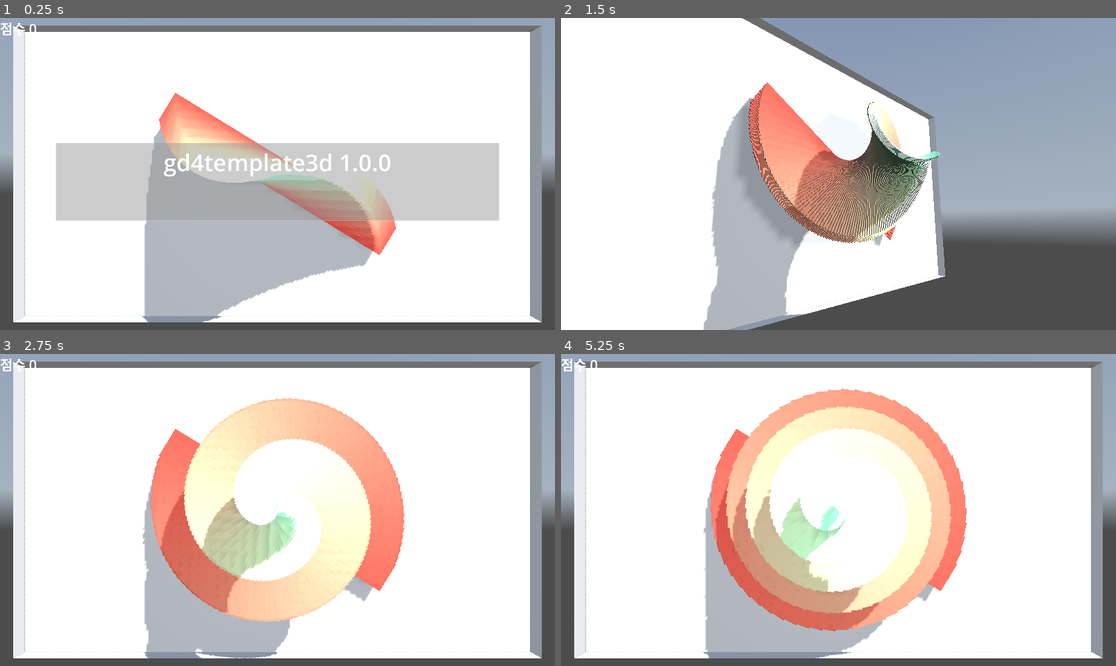
Above: before the commit, frames 1-4 (two rows, left to right).
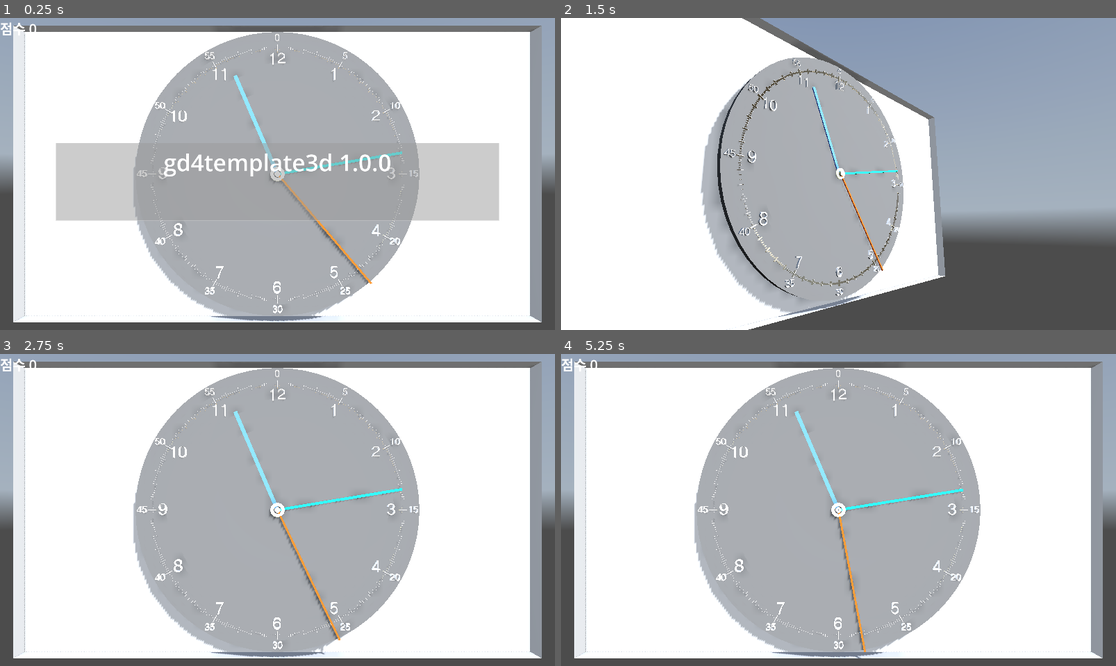
Above: after the commit, the same moments.

Repository: kasworld/gd4template3d
Game: Godot game, scene res://main.tscn
Same seed, same stepped clock (60 frames per second), same inputs: the game is played once before the commit and once after it. A sky picture missing from this copy of the repository is replaced by a grey-blue gradient.
Inputs (mouse positions are in pixels of both pictures, inside the frame that each line leads up to):
- Up to frame 1 (0.25 s): no input
- Up to frame 2 (1.5 s): tap Enter at 0.5, 0.6, 1.35 s; move the mouse to (960, 158) at 0.52 s; click (960, 158) at 0.67 s; move the mouse to (727, 189) at 1.27 s; click (727, 189) at 1.42 s
- Up to frame 3 (2.75 s): move the mouse to (333, 441) at 2.02 s; tap Enter at 2.1 s; click (333, 441) at 2.17 s
- Up to frame 4 (5.25 s): move the mouse to (810, 572) at 2.77 s; tap Enter every 0.75 s from 2.85 to 5.1 s; click (810, 572) at 2.92 s; move the mouse to (1005, 556) at 3.52 s; click (1005, 556) at 3.67 s; move the mouse to (672, 463) at 4.27 s; click (672, 463) at 4.42 s; move the mouse to (866, 510) at 5.02 s; click (866, 510) at 5.17 s

The runs differ from the first frame. In frame 1, 26% of the frame differs, in the area x 24-76%, y 4-98%; in frame 2, 21%; in frame 3, 35%; in frame 4, 36%.

Commit message:
add clock, calendar test

Diff:
--- a/analogclock3d/analog_clock_3d.gd
+++ b/analogclock3d/analog_clock_3d.gd
@@ -31,7 +31,7 @@
 	#mat.clearcoat = true
 	return mat
 
-func new_cylinder(h :float, r1 :float, r2 :float, mat :Material)->MeshInstance3D:
+func new_cylinder(h :float, r1 :float, r2 :float, mat :Material) -> MeshInstance3D:
 	var mesh = CylinderMesh.new()
 	mesh.height = h
 	mesh.top_radius = r1
@@ -42,7 +42,7 @@
 	sp.mesh = mesh
 	return sp
 
-func new_torus(r1 :float,r2 :float, mat :Material)->MeshInstance3D:
+func new_torus(r1 :float,r2 :float, mat :Material) -> MeshInstance3D:
 	var mesh = TorusMesh.new()
 	mesh.outer_radius = r1
 	mesh.inner_radius = r2
@@ -51,7 +51,7 @@
 	sp.mesh = mesh
 	return sp
 
-func new_box(bsize :Vector3, mat :Material)->MeshInstance3D:
+func new_box(bsize :Vector3, mat :Material) -> MeshInstance3D:
 	var mesh = BoxMesh.new()
 	mesh.size = bsize
 	mesh.material = mat
@@ -59,7 +59,7 @@
 	sp.mesh = mesh
 	return sp
 
-func new_text(fsize :float, fdepth :float, mat :Material, text :String)->MeshInstance3D:
+func new_text(fsize :float, fdepth :float, mat :Material, text :String) -> MeshInstance3D:
 	var mesh = TextMesh.new()
 	mesh.font = font
 	mesh.depth = fdepth
@@ -72,7 +72,7 @@
 	return sp
 
 
-func init(r :float, d :float, fsize :float, tzs :float = 9.0, backplane:bool=true) -> void:
+func init(r :float, d :float, fsize :float, tzs :float = 9.0, backplane:bool=true) -> AnalogClock3D:
 	tz_shift = tzs
 
 	if backplane:
@@ -92,6 +92,7 @@
 	var cc2 = new_torus(r/20, r/40, get_color_mat(colors.center_circle2))
 	cc2.position.y = d*0.5/2
 	add_child( cc2 )
+	return self
 
 func _process(_delta: float) -> void:
 	update_clock()
--- a/calendar3d/calendar_3d.gd
+++ b/calendar3d/calendar_3d.gd
@@ -28,14 +28,6 @@
 	#mat.clearcoat = true
 	return mat
 
-func new_box(bsize :Vector3, mat :Material)->MeshInstance3D:
-	var mesh = BoxMesh.new()
-	mesh.size = bsize
-	mesh.material = mat
-	var sp = MeshInstance3D.new()
-	sp.mesh = mesh
-	return sp
-
 func new_text(fsize :float, fdepth :float, mat :Material, text :String)->MeshInstance3D:
 	var mesh = TextMesh.new()
 	mesh.font = font
@@ -48,20 +40,22 @@
 	sp.mesh = mesh
 	return sp
 
-func init(w :float, h:float,d:float, fsize :float, backplane:bool=true)->void:
+func init(w :float, h:float,d:float, fsize :float, backplane:bool=true) -> Calendar3D:
 	calendar_labels = []
 	for o in $LabelConatiner.get_children():
 		o.queue_free()
 
+	$BackplaneBox.visible = backplane
 	if backplane:
-		var plane = new_box(Vector3(w, d*0.5, h), get_color_mat(colors.calbg ) )
-		plane.position.y = -d*0.25
-		$LabelConatiner.add_child(plane)
+		$BackplaneBox.mesh.material.albedo_color = colors.calbg
+		$BackplaneBox.mesh.size = Vector3(h, d*0.5, w)
+		$BackplaneBox.position.y = -d*0.25
 
 	init_calendar(w/weekdaystring.size(), h/8,d, fsize)
 	update_calendar()
+	return self
 
-func init_calendar(w :float, h :float, d:float, fsize :float)->void:
+func init_calendar(w :float, h :float, d:float, fsize :float) -> void:
 	# add year month
 	var fdepth = d * 0.2
 	var time_now_dict = Time.get_datetime_dict_from_system()
@@ -89,13 +83,13 @@
 			$LabelConatiner.add_child(lb)
 		calendar_labels.append(ln)
 
-func set_mesh_color(sp:MeshInstance3D, co:Color)->void:
+func set_mesh_color(sp:MeshInstance3D, co:Color) -> void:
 	sp.mesh.material = get_color_mat(co)
 
-func set_mesh_text(sp:MeshInstance3D, text :String)->void:
+func set_mesh_text(sp:MeshInstance3D, text :String) -> void:
 	sp.mesh.text = text
 
-func update_calendar()->void:
+func update_calendar() -> void:
 	var tz = Time.get_time_zone_from_system()
 	var today = int(Time.get_unix_time_from_system()) +tz["bias"]*60
 	var today_dict = Time.get_date_dict_from_unix_time(today)
--- a/calendar3d/calendar_3d.tscn
+++ b/calendar3d/calendar_3d.tscn
@@ -1,6 +1,13 @@
-[gd_scene load_steps=2 format=3 uid="uid://b7xxw75asvp0w"]
+[gd_scene load_steps=4 format=3 uid="uid://b7xxw75asvp0w"]
 
 [ext_resource type="Script" uid="uid://bx3uyyj3600av" path="res://calendar3d/calendar_3d.gd" id="1_ss2hb"]
+
+[sub_resource type="StandardMaterial3D" id="StandardMaterial3D_g3tgt"]
+resource_local_to_scene = true
+
+[sub_resource type="BoxMesh" id="BoxMesh_yig0t"]
+resource_local_to_scene = true
+material = SubResource("StandardMaterial3D_g3tgt")
 
 [node name="Calendar3d" type="Node3D"]
 script = ExtResource("1_ss2hb")
@@ -10,4 +17,7 @@
 
 [node name="LabelConatiner" type="Node3D" parent="."]
 
+[node name="BackplaneBox" type="MeshInstance3D" parent="."]
+mesh = SubResource("BoxMesh_yig0t")
+
 [connection signal="timeout" from="Timer" to="." method="_on_timer_timeout"]
--- a/main.gd
+++ b/main.gd
@@ -19,7 +19,25 @@
 	$TimedMessage.show_message("",0)
 
 	#wirenet_test()
-	bartree_test()
+	#bartree_test()
+	#calendar_test()
+	clock_test()
+
+func calendar_test() -> void:
+	var ca = preload("res://calendar3d/calendar_3d.tscn").instantiate(
+		).init(WorldSize.x, WorldSize.y, WorldSize.z, WorldSize.y/2.0 , true )
+	ca.rotate_y(PI/2)
+	ca.rotate_x(PI/2)
+	ca.position = WorldSize/2
+	add_child(ca)
+
+func clock_test() -> void:
+	var ca = preload("res://analogclock3d/analog_clock_3d.tscn").instantiate(
+		).init(WorldSize.y/2, WorldSize.z, WorldSize.y/2.0 , true )
+	ca.rotate_y(PI/2)
+	ca.rotate_x(PI/2)
+	ca.position = WorldSize/2
+	add_child(ca)
 
 func wirenet_test() -> void:
 	var wn = preload("res://wire_net/wire_net.tscn").instantiate()
@@ -27,21 +45,18 @@
 	add_child(wn)
 
 func bartree_test() -> void:
-	var bt = make_tree(0, 20, 10)
+	var bt = make_tree(20, 10)
 	bt.rotate_x(PI/2)
 	bt.position = WorldSize/2
 	add_child(bt)
-
-func make_tree(i :int, wmax :float, hmax :float)->BarTree2:
-	var tree_width := wmax
-	var tree_height := hmax
+func make_tree(tree_width :float, tree_height :float)->BarTree2:
 	var bar_width = tree_width * randf_range(0.5 , 2.0)/10
 	var bar_count := randf_range(5,200)
 	var bar_rotation := 0.1
 	var bar_rotation_begin := randf_range(0,2*PI)
 	var t :BarTree2= preload("res://bar_tree_2/bar_tree_2.tscn").instantiate().init_common_params(
-		tree_width, tree_height, bar_width, bar_count, bar_rotation, bar_rotation_begin, 0, true)
-	t.init_with_color(random_color(), random_color())
+		tree_width, tree_height, bar_width, bar_count, bar_rotation, bar_rotation_begin, 0, true
+		).init_with_color(random_color(), random_color() )
 	return t
 func random_color()->Color:
 	return Color(randf(),randf(),randf())
